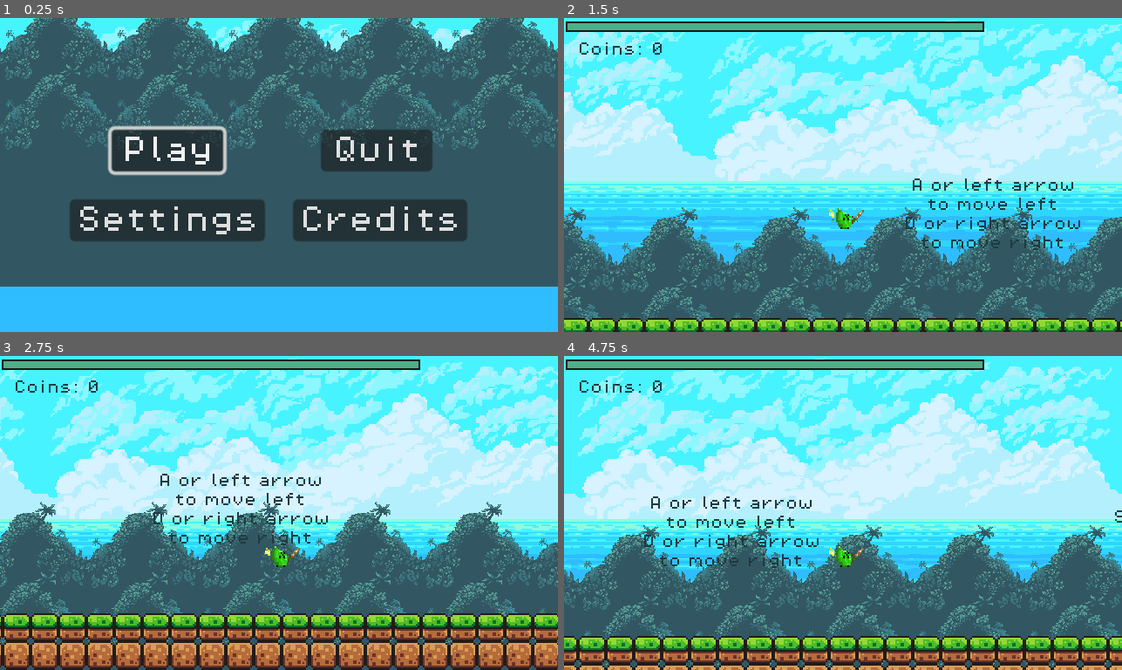
Above: before the commit, frames 1-4 (two rows, left to right).
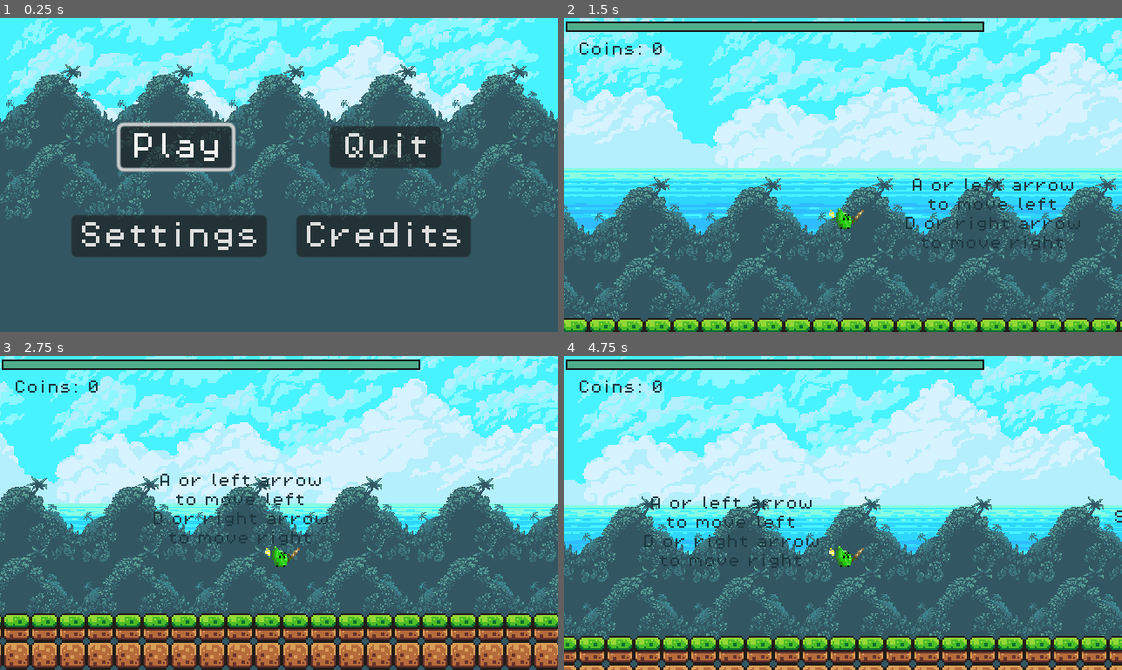
Above: after the commit, the same moments.

Repository: Bwgga/Overleaf
Game: Godot game, scene res://scenes/main_page.tscn
Same seed, same stepped clock (60 frames per second), same inputs: the game is played once before the commit and once after it.
Inputs (mouse positions are in pixels of both pictures, inside the frame that each line leads up to):
- Up to frame 1 (0.25 s): no input
- Up to frame 2 (1.5 s): click "Play" at 0.5 s; click "Level 1" at 1.25 s
- Up to frame 3 (2.75 s): tap Enter (ui_accept) at 2 s; move the mouse to (401, 497) at 2.02 s; hold Right (move_right) from 2.03 s (still down); click (401, 497) at 2.1 s; tap Space (jump) at 2.27 s
- Up to frame 4 (4.75 s): move the mouse to (731, 528) at 2.77 s; tap K at 2.85, 4.35 s; tap Space (jump) at 3.02, 4.52 s; move the mouse to (898, 443) at 3.52 s; release Right (move_right) at 3.53 s; hold Left (move_left) 3.53-4.28 s; click (898, 443) at 3.6 s; move the mouse to (815, 575) at 4.27 s; hold Right (move_right) from 4.28 s (still down)

The runs differ from the first frame. In frame 1, 52% of the frame differs, in the area x 0-100%, y 0-100%; in frame 2, 53%, in the area x 0-100%, y 0-97%; in frame 3, 44%; in frame 4, 48%.

Commit message:
made parallax bg better

Diff:
--- a/scenes/bg.tscn
+++ b/scenes/bg.tscn
@@ -8,16 +8,18 @@
 script = ExtResource("1_cqv4w")
 
 [node name="Sky back" type="ParallaxLayer" parent="."]
-motion_scale = Vector2(0.5, 0)
+motion_scale = Vector2(0.5, 0.05)
 motion_mirroring = Vector2(320, 0)
 
 [node name="Background" type="Sprite2D" parent="Sky back"]
+position = Vector2(0, -16)
 scale = Vector2(0.833333, 0.833333)
 texture = ExtResource("1_vuhml")
 centered = false
 
 [node name="woods mid" type="ParallaxLayer" parent="."]
 position = Vector2(0, -136)
+motion_scale = Vector2(0.9, 0.9)
 motion_mirroring = Vector2(320, 0)
 
 [node name="Middle" type="Sprite2D" parent="woods mid"]
--- a/scenes/main_page.tscn
+++ b/scenes/main_page.tscn
@@ -10,21 +10,15 @@
 
 [node name="Paralax BG" parent="." instance=ExtResource("3_mo31y")]
 scroll_offset = Vector2(100, 0)
-scroll_limit_begin = Vector2(0, -56)
-scroll_limit_end = Vector2(320, 130)
-
-[node name="Camera2D" type="Camera2D" parent="."]
-process_mode = 3
-position = Vector2(-144, -56)
-anchor_mode = 0
-limit_smoothed = true
-position_smoothing_enabled = true
+scroll_base_offset = Vector2(0, 150)
+scroll_limit_begin = Vector2(0, -100)
+scroll_limit_end = Vector2(1e+08, 1e+07)
 
 [node name="Play" type="Button" parent="."]
-offset_left = -80.0
-offset_top = 8.0
-offset_right = -16.0
-offset_bottom = 32.0
+offset_left = -75.0
+offset_top = 54.0
+offset_right = -11.0
+offset_bottom = 78.0
 focus_neighbor_right = NodePath("../Quit")
 focus_neighbor_bottom = NodePath("../Settings")
 theme_override_fonts/font = ExtResource("1_r5t2c")
@@ -33,10 +27,10 @@
 metadata/_edit_use_anchors_ = true
 
 [node name="Quit" type="Button" parent="."]
-offset_left = 40.0
-offset_top = 8.0
-offset_right = 104.0
-offset_bottom = 32.0
+offset_left = 45.0
+offset_top = 54.0
+offset_right = 109.0
+offset_bottom = 78.0
 focus_neighbor_left = NodePath("../Play")
 focus_neighbor_bottom = NodePath("../Credits")
 theme_override_fonts/font = ExtResource("1_r5t2c")
@@ -45,10 +39,10 @@
 metadata/_edit_use_anchors_ = true
 
 [node name="Settings" type="Button" parent="."]
-offset_left = -104.0
-offset_top = 48.0
-offset_right = 8.0
-offset_bottom = 72.0
+offset_left = -103.0
+offset_top = 105.0
+offset_right = 9.0
+offset_bottom = 129.0
 focus_neighbor_top = NodePath("../Play")
 focus_neighbor_right = NodePath("../Credits")
 theme_override_fonts/font = ExtResource("1_r5t2c")
@@ -57,10 +51,10 @@
 metadata/_edit_use_anchors_ = true
 
 [node name="Credits" type="Button" parent="."]
-offset_left = 24.0
-offset_top = 48.0
-offset_right = 124.0
-offset_bottom = 72.0
+offset_left = 26.0
+offset_top = 105.0
+offset_right = 126.0
+offset_bottom = 129.0
 focus_neighbor_left = NodePath("../Settings")
 focus_neighbor_top = NodePath("../Quit")
 theme_override_fonts/font = ExtResource("1_r5t2c")
